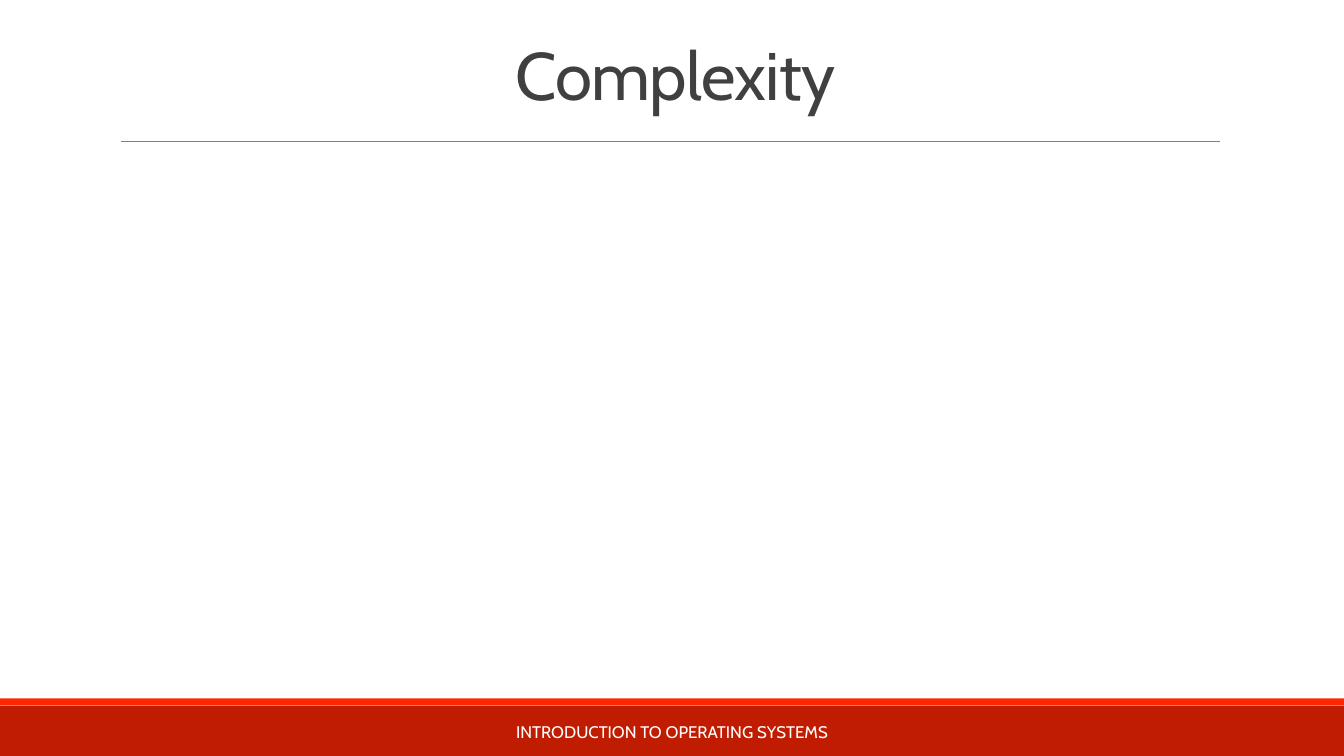
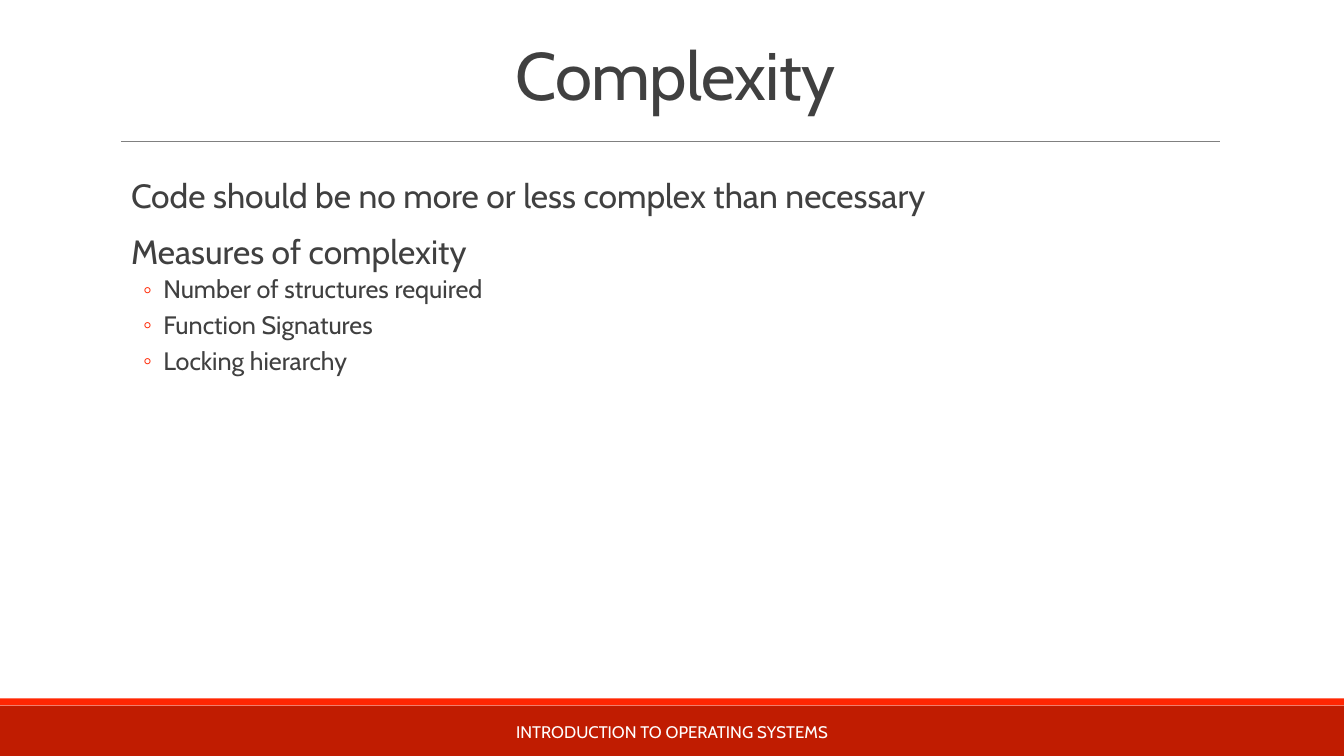
Before and after one commit to teachbsd/course, a slide deck: slide 26 of undergraduate/lectures/introduction.pptx (slide 25 before the commit). Drawn at 1344x756 pixels with LibreOffice and Linux fonts; fonts in the diff are those of the drawing; background and template pictures are left out. Boxes give left, top, right and bottom in pixels: in the first picture for what was removed or moved away, otherwise in the second. Text is boxed around its words. In the diff, an @@ line names an element or a change of style, - is before the commit and + after.

```diff
--- a/undergraduate/lectures/introduction.pptx
+++ b/undergraduate/lectures/introduction.pptx
@@ text added at (131,183,925,376), 24 pt, text #404040 @@
+  Code should be no more or less complex than necessary
+  Measures of complexity
+  ◦ Number of structures required
+  ◦ Function Signatures
+  ◦ Locking hierarchy
```
Also in this commit, not shown: 9 other slides changed, 2 slides added, 1 slide removed.
